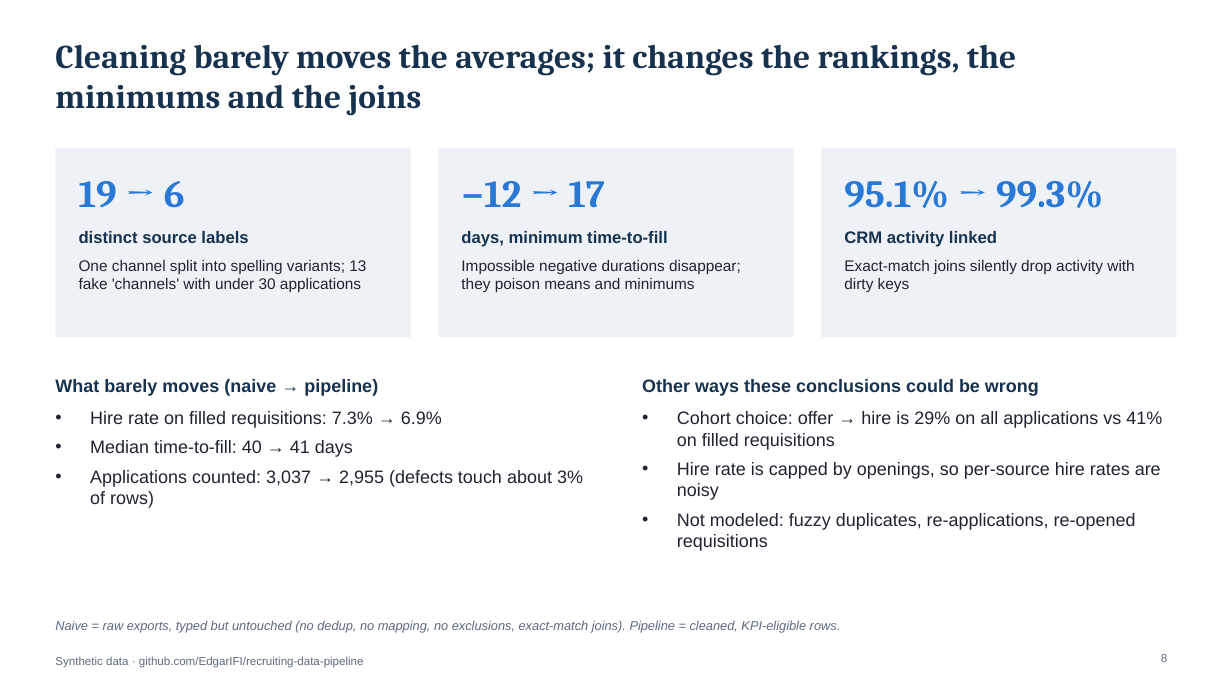
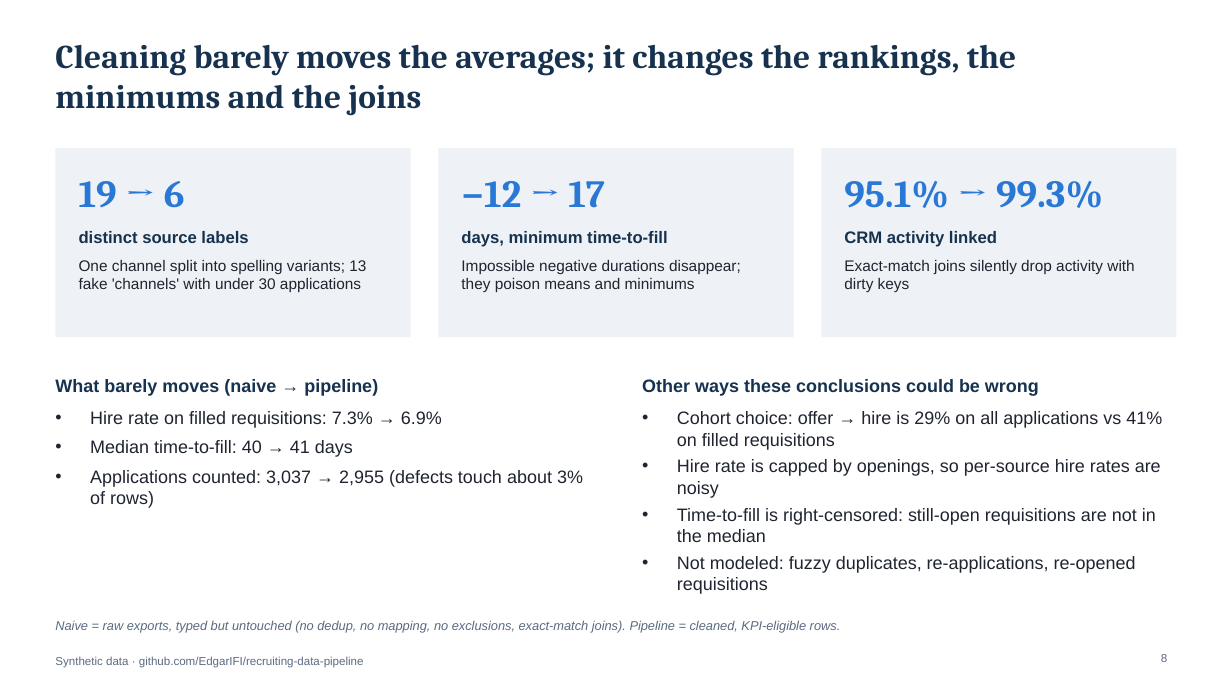
Before and after one commit to EdgarIFI/recruiting-data-pipeline, a slide deck: slide 8 of docs/deck/recruiting-pipeline-case-study.pptx. Drawn at 1232x693 pixels with LibreOffice and Linux fonts; fonts in the diff are those of the drawing. Boxes give left, top, right and bottom in pixels: in the first picture for what was removed or moved away, otherwise in the second. Text is boxed around its words. In the diff, an @@ line names an element or a change of style, - is before the commit and + after.

```diff
--- a/docs/deck/recruiting-pipeline-case-study.pptx
+++ b/docs/deck/recruiting-pipeline-case-study.pptx
@@ text at (677, 411, 1162, 594): less space between paragraphs @@
@@ text at (677, 508, 1156, 542): paragraph added @@
+• Time-to-fill is right-censored: still-open requisitions are not in the median
```
Also in this commit, not shown: 4 other files.
